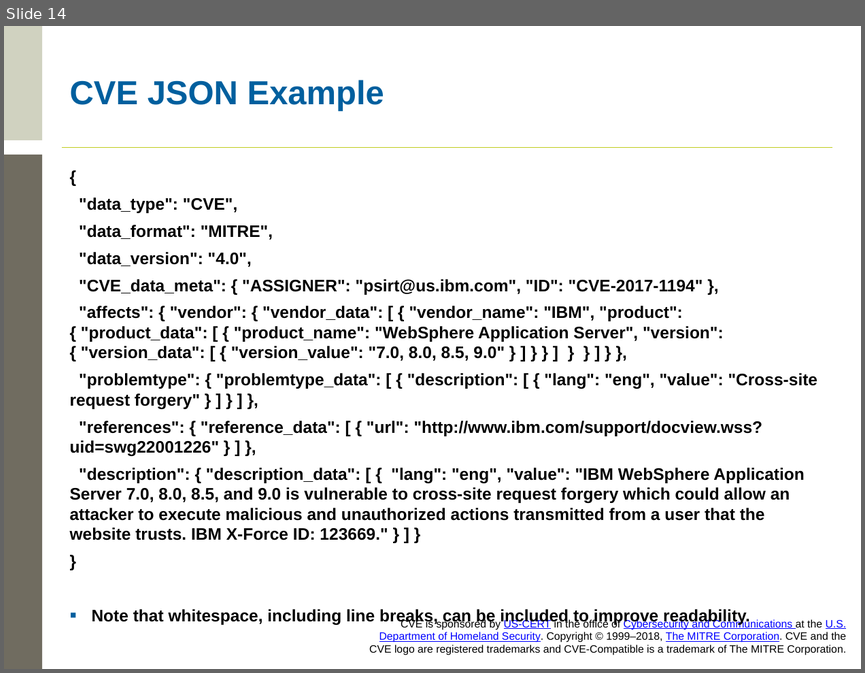
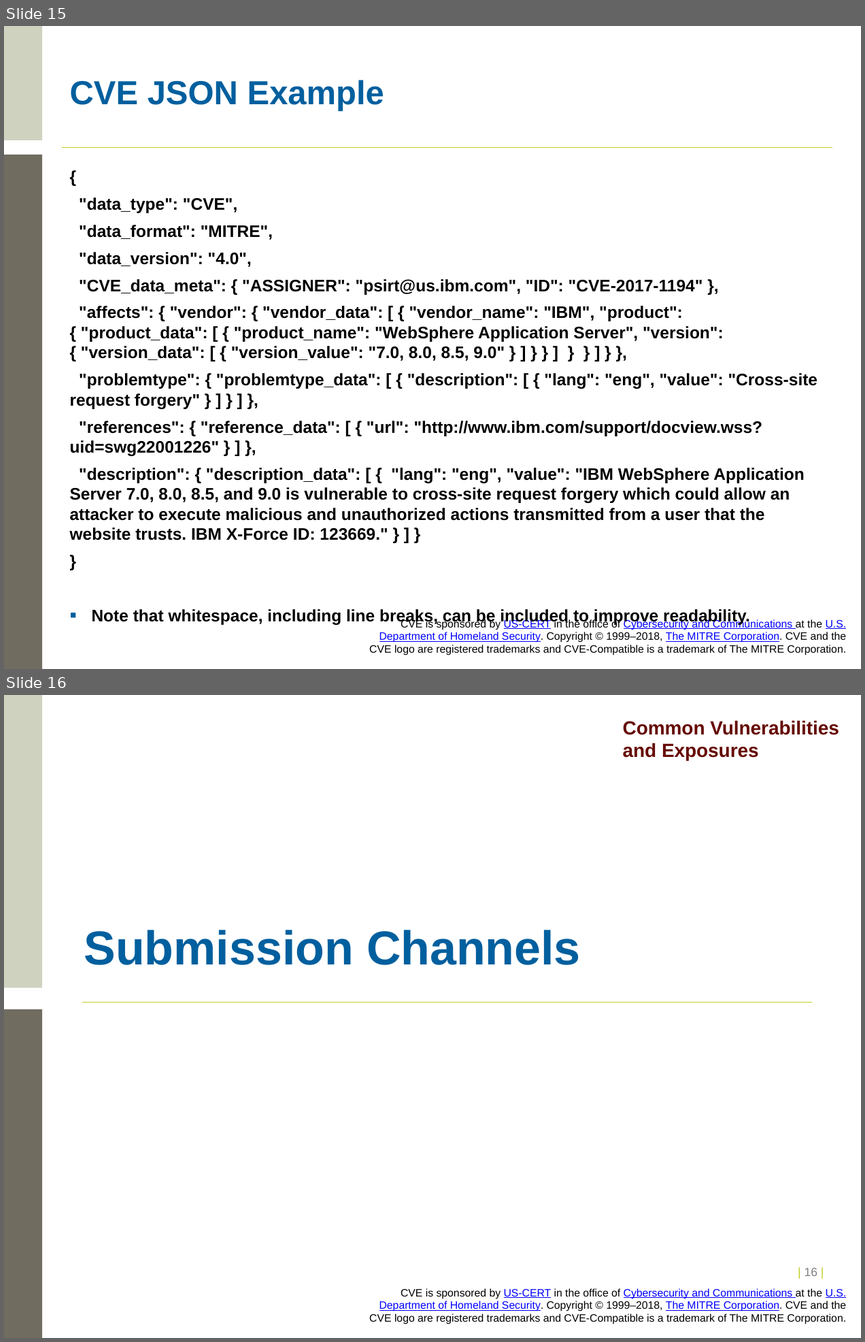
Before and after one commit to CVEProject/cveproject.github.io, a slide deck: docs/cna/Entry_Submission_Process.pptx. Shown one above the other, each under a label of ours: slide 14 before the commit, slides 15 and 16 after it. The pictures are 865x673 and 865x1342 pixels, drawn with LibreOffice and Linux fonts; fonts in the diff are those of the drawing; background and template pictures are left out. Boxes give left, top, right and bottom in pixels: in the first picture for what was removed or moved away, otherwise in the second. Text is boxed around its words. In the diff, an @@ line names an element or a change of style, - is before the commit and + after.

Commit message:
Adding pictures to the submission process

```diff
--- a/docs/cna/Entry_Submission_Process.pptx
+++ b/docs/cna/Entry_Submission_Process.pptx
@@ slide 16 added at (4,695,861,1338), background #FFFFFF; not listed: 1 template element that a slide beside it also shows @@
@@ rectangle added at (4,695,43,988), fill #D0D2C0 @@
@@ text added at (623,720,839,761), 16 pt, text #650800, bold @@
+Common Vulnerabilities
+and Exposures
@@ title added at (84,930,581,965), 40 pt, text #005F9E, bold @@
+Submission Channels
@@ rectangle added at (4,1009,43,1338), fill #706C60 @@
@@ line added from (83, 1002) to (812, 1002), #C1CD23 1 pt @@
@@ page number added at (804,1268,817,1276), 10 pt, text #C1CD23 @@
+| 16 |
@@ what was slide 14 is now slide 15 @@
```
Also in this commit, not shown: 1 slide changed, 22 other slides added.
